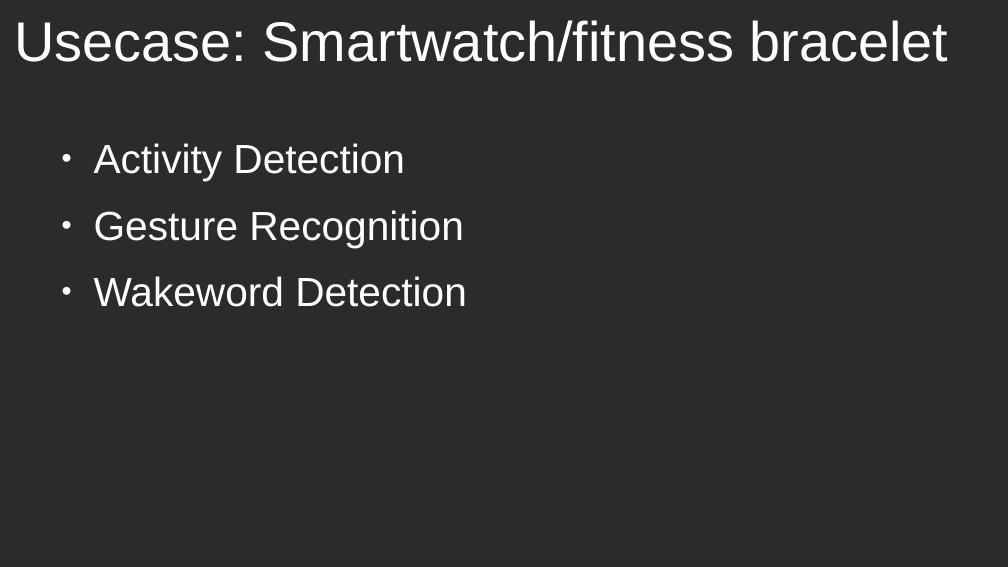
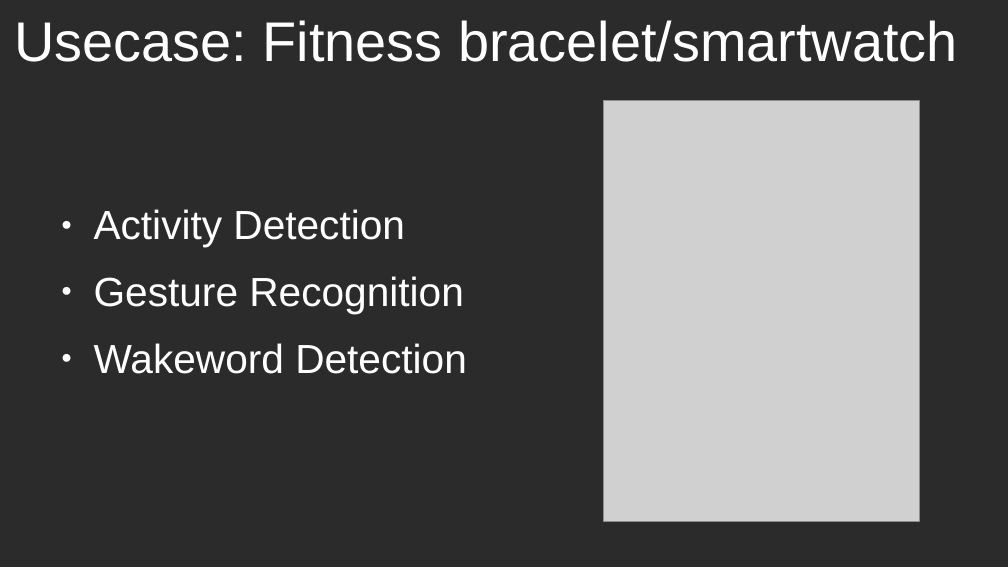
Before and after one commit to jonnor/embeddedml, a slide deck: slide 6 of doc/euroscipy2018/slides.odp. Drawn at 1008x567 pixels with LibreOffice and Linux fonts; fonts in the diff are those of the drawing; grey boxes stand for pictures; background and template pictures are left out; a plain dark background stands for a picture behind light text. Boxes give left, top, right and bottom in pixels: in the first picture for what was removed or moved away, otherwise in the second. Text is boxed around its words. In the diff, an @@ line names an element or a change of style, - is before the commit and + after.

```diff
--- a/doc/euroscipy2018/slides.odp
+++ b/doc/euroscipy2018/slides.odp
@@ title at bbox=[14, 20, 958, 62]: text changed @@
-Usecase: Smartwatch/fitness bracelet
+Usecase: Fitness bracelet/smartwatch
@@ picture added at bbox=[604, 101, 920, 521] @@
@@ text "Activity Detection": place and size @@
-text "Activity Detection" at bbox=[94, 143, 467, 307]
+text "Activity Detection" at bbox=[94, 209, 467, 374]
```
Also in this commit, not shown: 15 other slides changed, 3 slides added, 1 slide removed, 13 other files.
